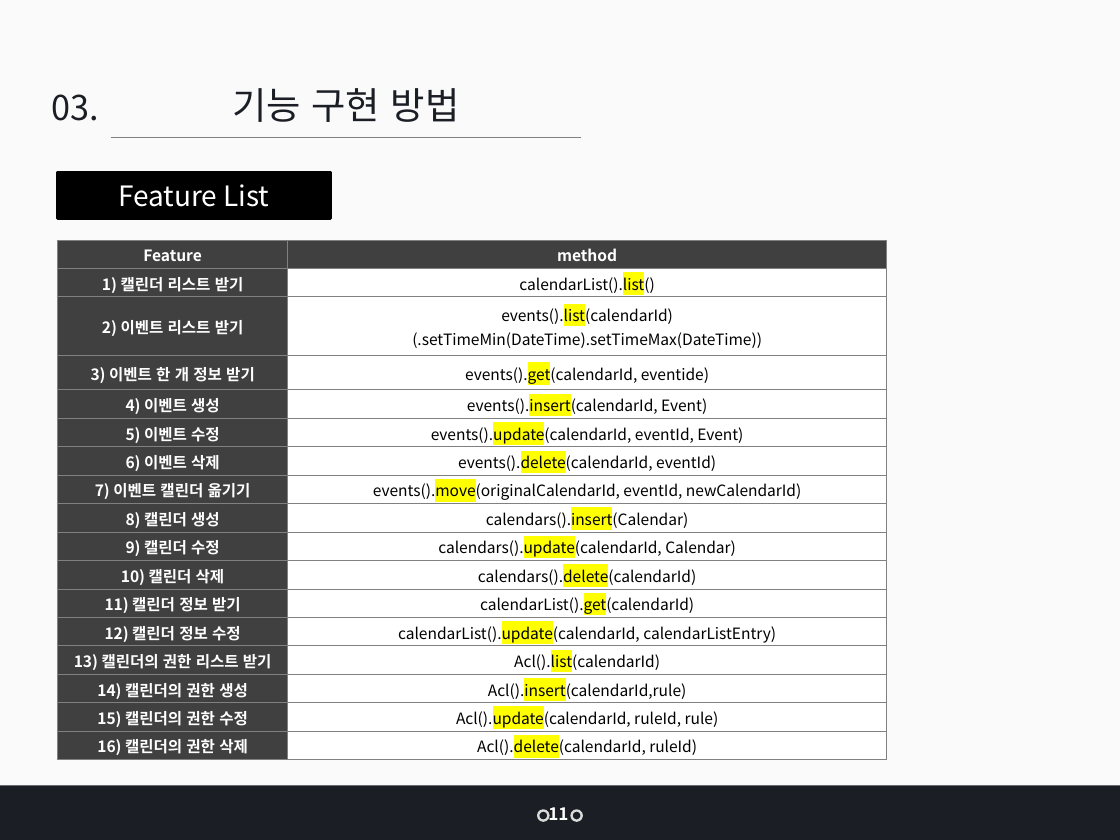
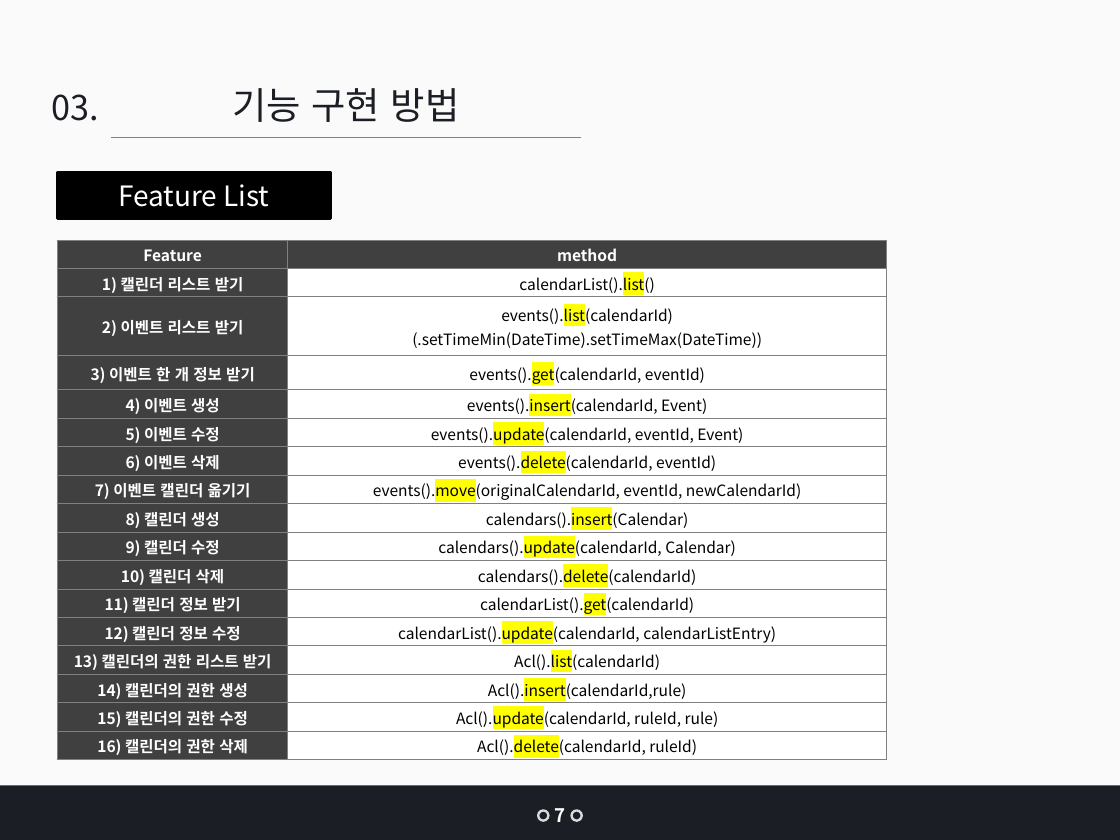
Before and after one commit to jangys/calendarProjectDocument, a slide deck: slide 7 of 인턴 최종 발표_장연수.pptx. Drawn at 1120x840 pixels with LibreOffice and Linux fonts; fonts in the diff are those of the drawing. Boxes give left, top, right and bottom in pixels: in the first picture for what was removed or moved away, otherwise in the second. Text is boxed around its words. In the diff, an @@ line names an element or a change of style, - is before the commit and + after.

```diff
--- a/인턴 최종 발표_장연수.pptx
+++ b/인턴 최종 발표_장연수.pptx
@@ table at bbox=[57, 240, 886, 762] @@
-row 4, column 2: events().get(calendarId, eventide)
+row 4, column 2: events().get(calendarId, eventId)
@@ text removed at bbox=[548, 807, 568, 820] @@
-11
@@ text added at bbox=[554, 808, 565, 822], 12 pt, text #FFFFFF, bold @@
+7
```
Also in this commit, not shown: 48 other slides changed, 1 other file.
